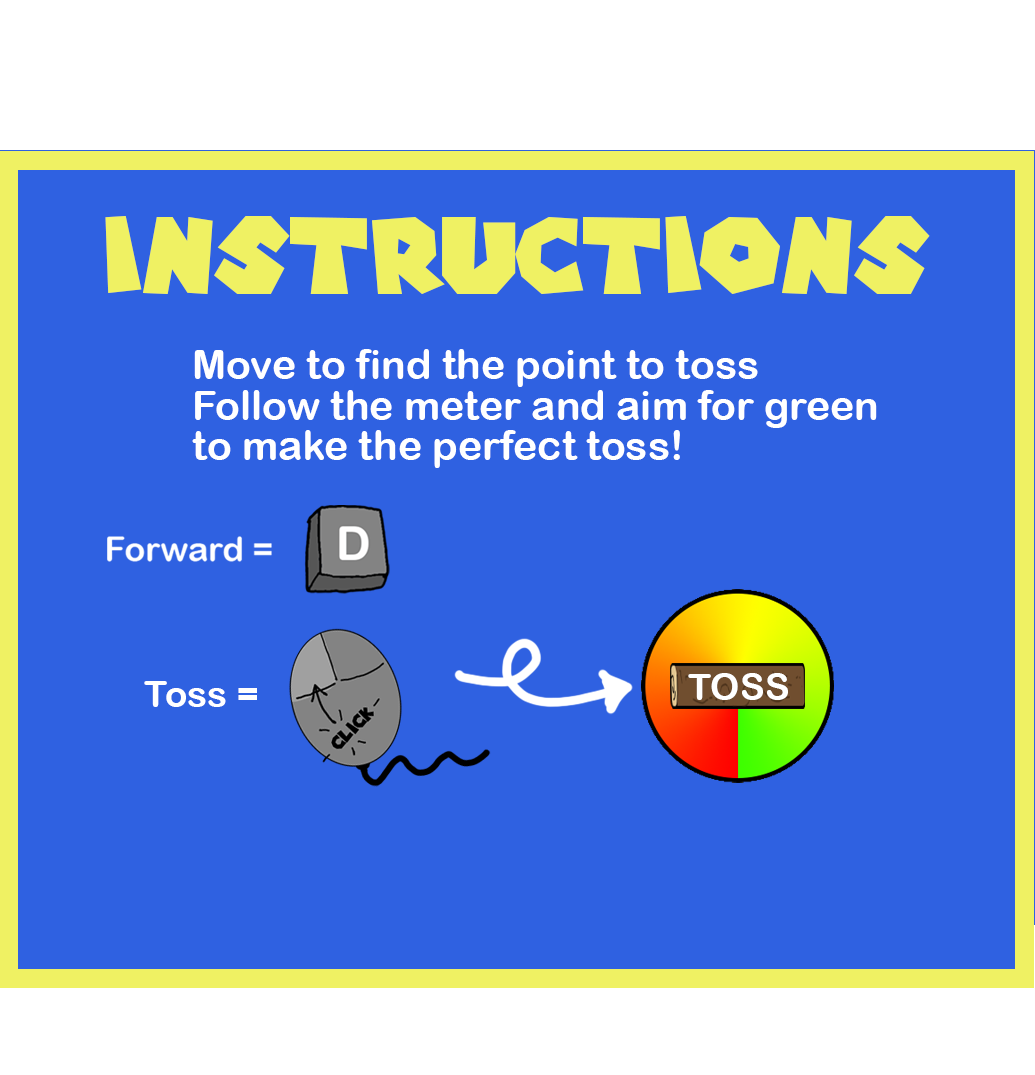
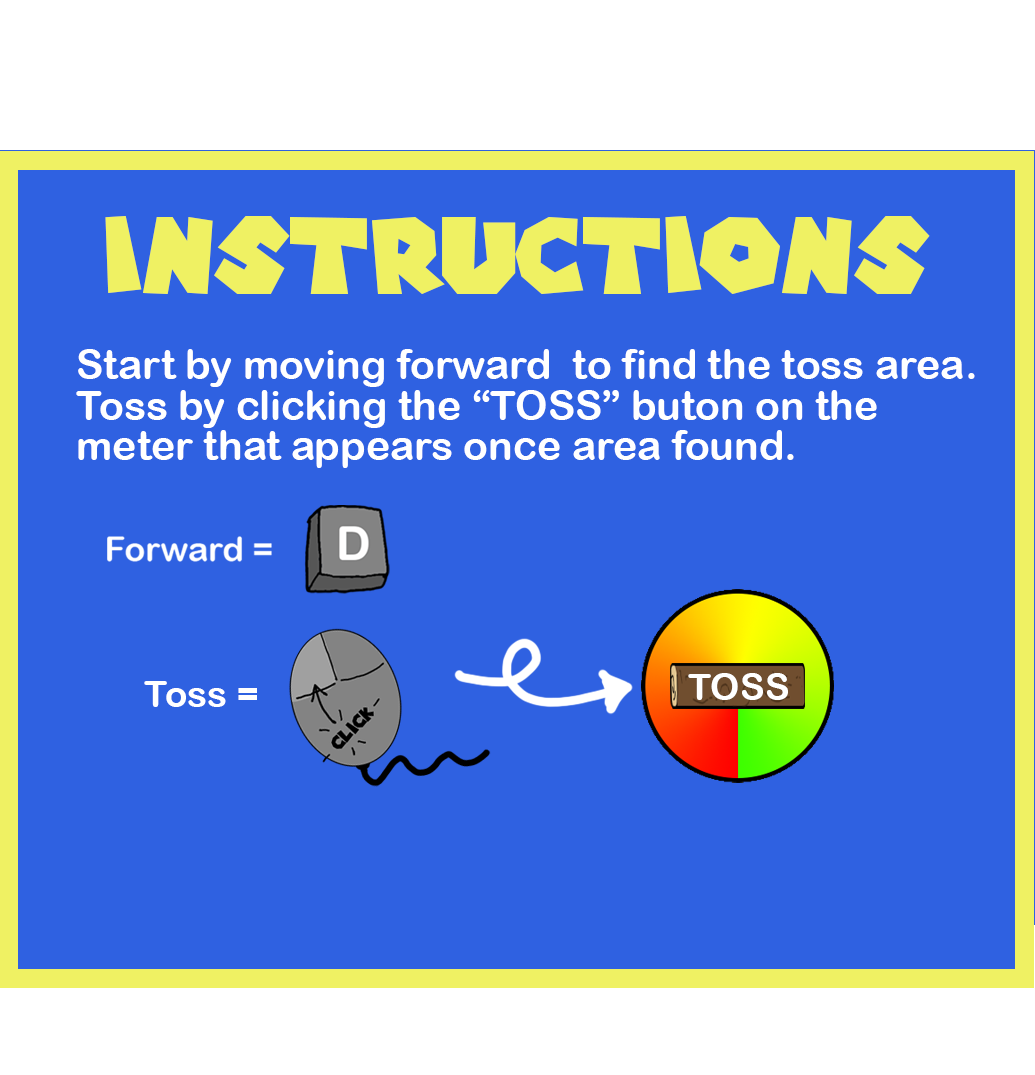
Layer changes from the first 1035×1075 image to the second:
renamed "Move to find the point to toss Follow the meter and aim for gre" to "Start by moving forward to find the toss area. Toss by clickin", painted on it over [76, 349, 975, 468]
